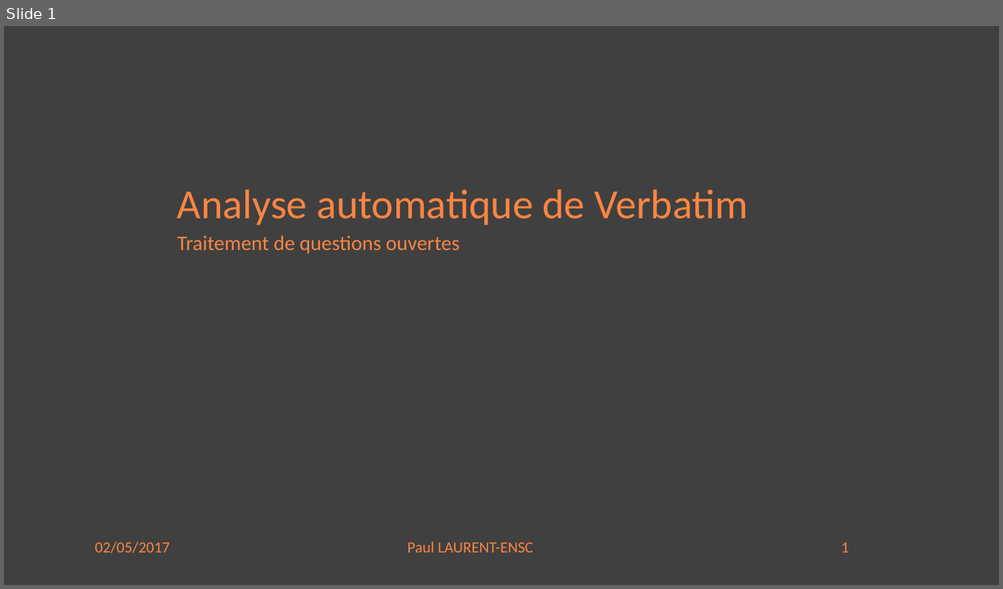
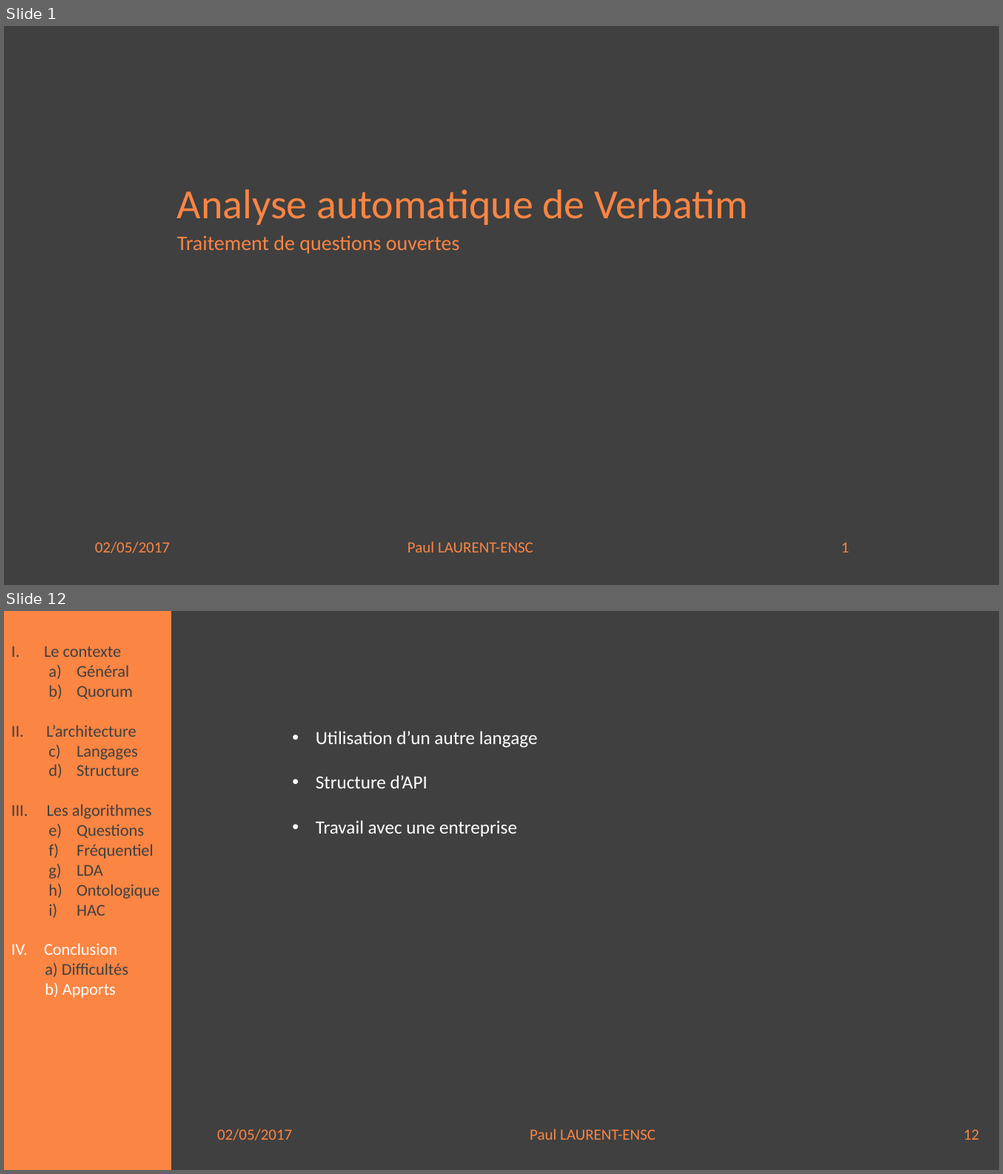
Before and after one commit to paullaurent/verbatim, a slide deck: Présentation2.pptx. Shown one above the other, each under a label of ours: slide 1 before the commit, slides 1 and 12 after it; the slides between them are not shown. The pictures are 1003x589 and 1003x1174 pixels, drawn with LibreOffice and Linux fonts; fonts in the diff are those of the drawing. Boxes give left, top, right and bottom in pixels: in the first picture for what was removed or moved away, otherwise in the second. Text is boxed around its words. In the diff, an @@ line names an element or a change of style, - is before the commit and + after.

```diff
--- a/Présentation2.pptx
+++ b/Présentation2.pptx
@@ slide 12 added at (x1=4, y1=611, x2=999, y2=1170), background #FFFFFF @@
@@ rectangle added at (x1=4, y1=611, x2=171, y2=1170), fill #FB8543 @@
@@ rectangle added at (x1=171, y1=611, x2=999, y2=1170), fill #404040 @@
@@ text added at (x1=11, y1=646, x2=159, y2=998), 16 pt, text #404040 @@
+I. Le contexte
+  a) Général
+  b) Quorum
+II. L’architecture
+  a) Langages
+  b) Structure
+III. Les algorithmes
+  a) Questions
+  b) Fréquentiel
+  c) LDA
+  d) Ontologique
+  e) HAC
+IV. Conclusion
+a) Difficultés
+b) Apports
@@ text added at (x1=316, y1=731, x2=538, y2=837), 18 pt, text #FFFFFF @@
+• Utilisation d’un autre langage
+• Structure d’API
+• Travail avec une entreprise
@@ text added at (x1=217, y1=1129, x2=979, y2=1141), 15 pt, text #FB8543 @@
+02/05/2017 Paul LAURENT-ENSC 12
```
Also in this commit, not shown: 8 slides changed, 3 other slides added.
